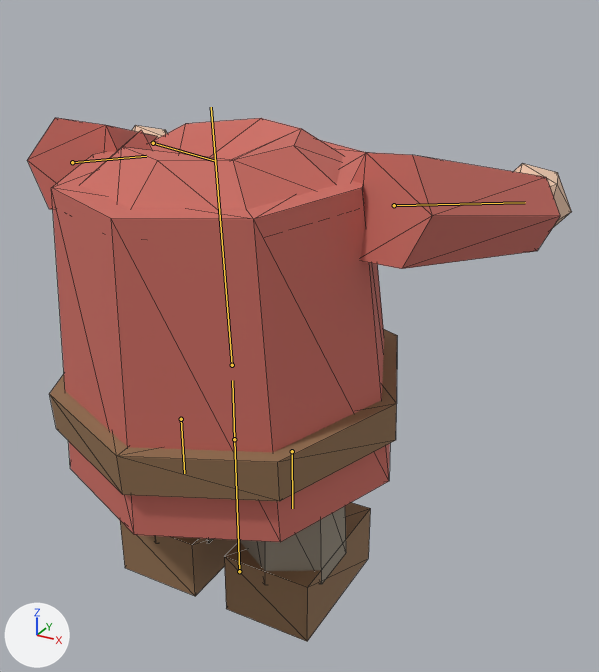
What one commit did to the glTF model assets/models/dwarf_body.glb.
Both versions are drawn from a camera (50 mm lens) standing at (0.736, -1.094, 1.082) and looking at (0.08, 0.099, 0.485). Every picture has the same lights, and +X, +Y and +Z are marked at lower left. The first picture is the older version. Both versions are drawn at frame 8 of the action 'emote_clap'; the numbers are the values there. The bones that change, and the others that lie on the model, are drawn over the model as lines. Mesh edges are drawn as thin lines.

Names of what the first picture shows: 'DwarfBody'.
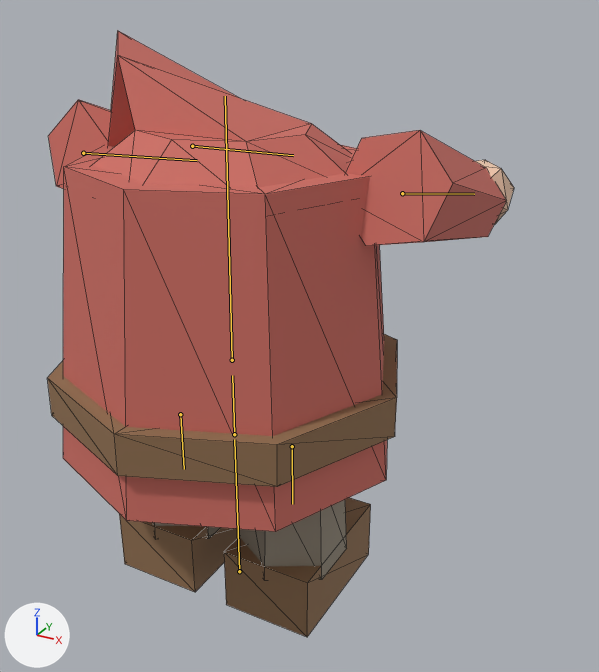
What differs and where, as boxes (x1, y1, x2, y2) in the pictures (599 x 672 px):
'DwarfBody', posed (14% narrower, 16% taller): before (27, 118, 572, 641); after (47, 31, 514, 637)
bone 'hips', root to tip: before (234, 439) to (232, 380); after (234, 434) to (232, 375)
bone 'torso', root to tip: before (232, 365) to (211, 107); after (232, 360) to (225, 96)
bone 'arm_L', root to tip: before (72, 162) to (146, 156); after (83, 153) to (197, 160)
bone 'arm_R', root to tip: before (394, 205) to (525, 202); after (402, 193) to (474, 194)

Patch to the scene script:
```diff
--- a/assets/models/dwarf_body.glb.py
+++ b/assets/models/dwarf_body.glb.py
@@ bone_hips @@
 bone_hips = bpy.data.objects['DwarfRig'].pose.bones['hips']  # child of 'root'
-bone_hips.location = (0.0, 0.0, 0.0)
+bone_hips.location = (0.0, 0.01, 0.0)
@@ bone_torso @@
 bone_torso = bpy.data.objects['DwarfRig'].pose.bones['torso']  # child of 'hips'
-bone_torso.rotation_quaternion = (0.999, 0.035, 0.0, 0.0)  # degrees (4, 0, 0)
+bone_torso.rotation_quaternion = (1.0, -0.009, 0.0, 0.0)  # degrees (-1, 0, 0)
@@ bone_arm_l @@
 bone_arm_l = bpy.data.objects['DwarfRig'].pose.bones['arm_L']  # child of 'torso'
-bone_arm_l.rotation_quaternion = (0.809, 0.567, 0.09, 0.128)  # degrees (70, 0, 18)
+bone_arm_l.rotation_quaternion = (0.769, 0.559, -0.182, -0.25)  # degrees (72, 0, -36)
@@ bone_arm_r @@
 bone_arm_r = bpy.data.objects['DwarfRig'].pose.bones['arm_R']  # child of 'torso'
-bone_arm_r.rotation_quaternion = (0.809, 0.567, -0.09, -0.128)  # degrees (70, 0, -18)
+bone_arm_r.rotation_quaternion = (0.769, 0.559, 0.182, 0.25)  # degrees (72, 0, 36)
```
